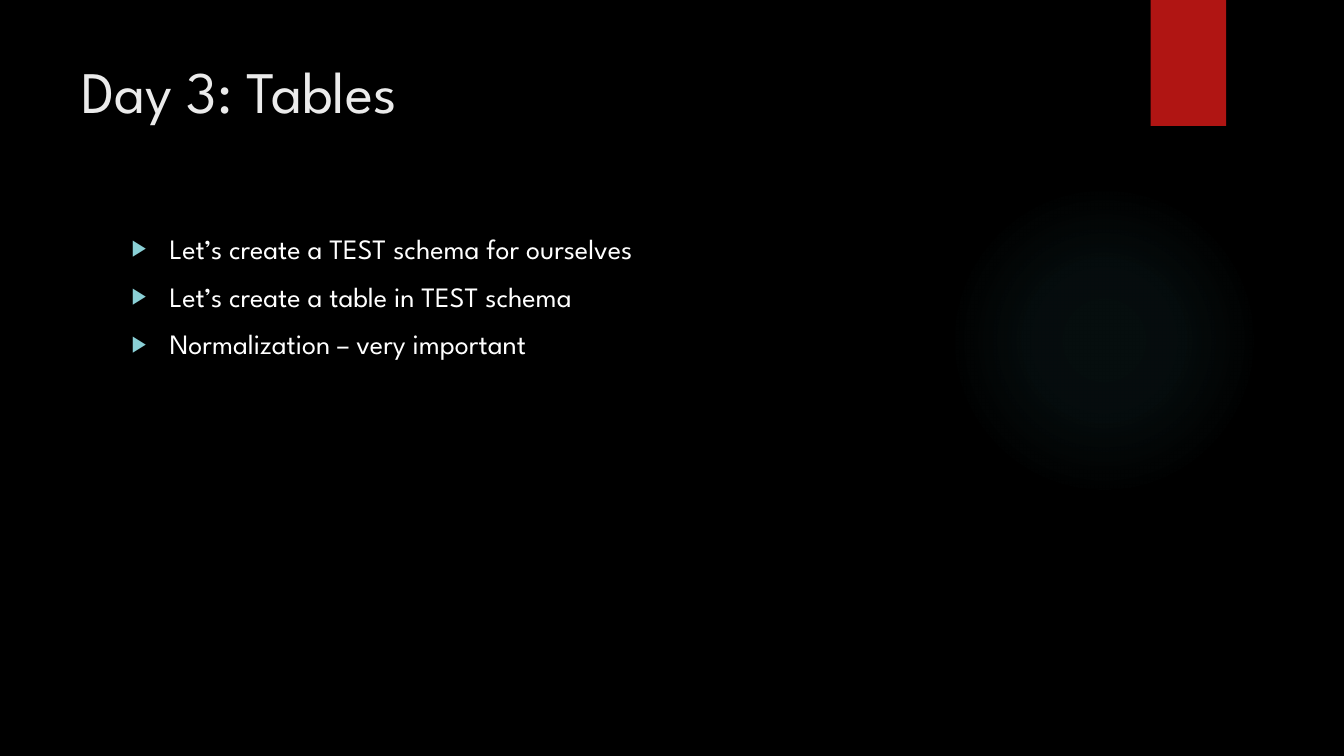
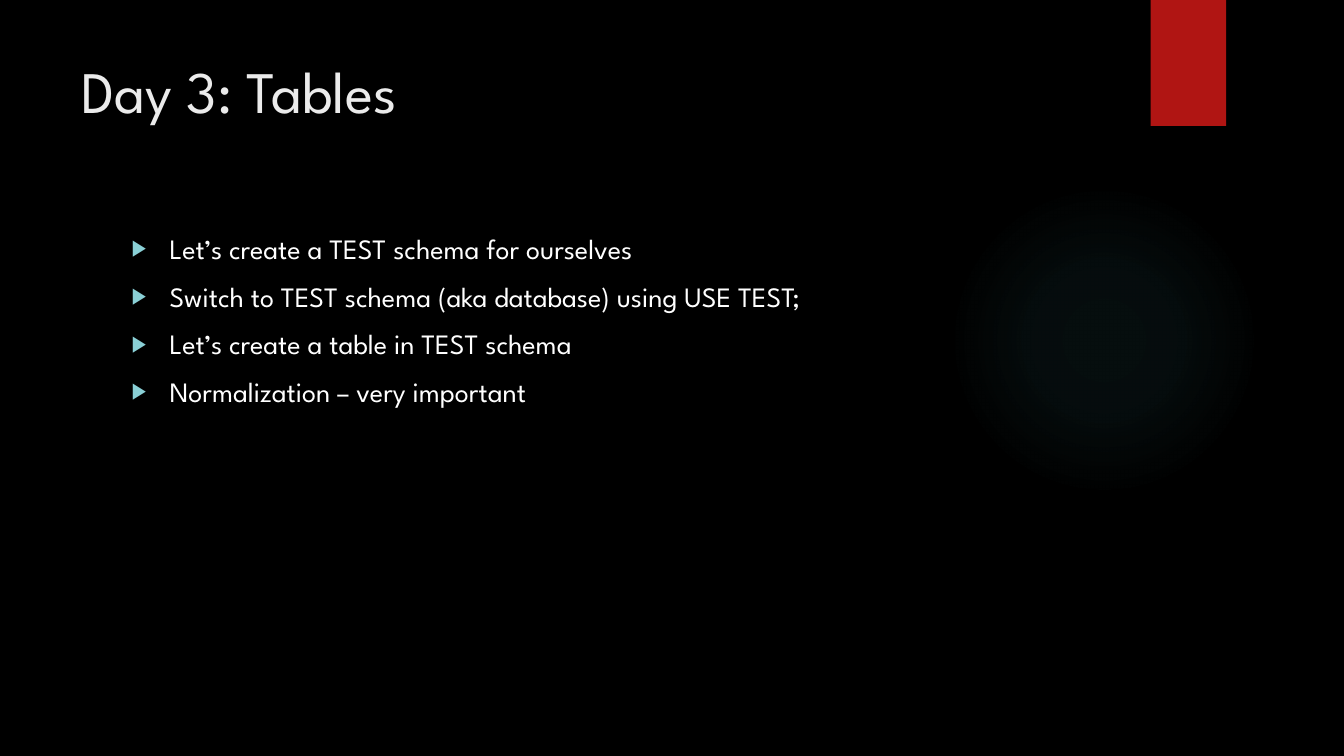
Before and after one commit to zedfoxus/database-bootcamp, a slide deck: slide 12 of Presentation/Database-Bootcamp-Presentation.pptx. Drawn at 1344x756 pixels with LibreOffice and Linux fonts; fonts in the diff are those of the drawing; background and template pictures are left out. Boxes give left, top, right and bottom in pixels: in the first picture for what was removed or moved away, otherwise in the second. Text is boxed around its words. In the diff, an @@ line names an element or a change of style, - is before the commit and + after.

```diff
--- a/Presentation/Database-Bootcamp-Presentation.pptx
+++ b/Presentation/Database-Bootcamp-Presentation.pptx
@@ text at (x1=170, y1=287, x2=800, y2=313): paragraph added @@
+▶ Switch to TEST schema (aka database) using USE TEST;
```
Also in this commit, not shown: 5 other slides changed, 4 slides added.
